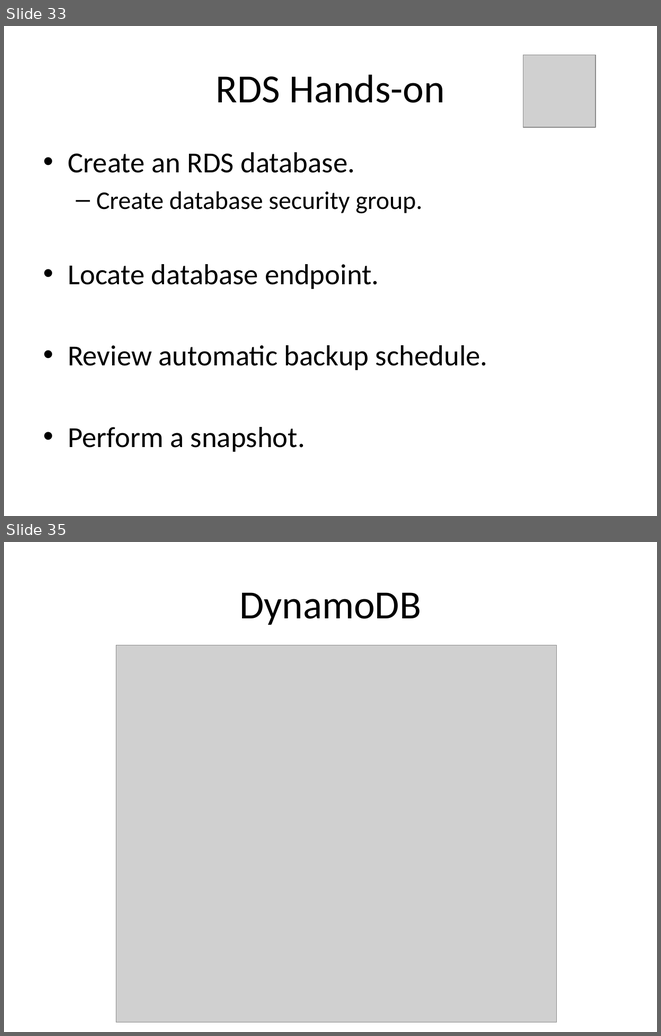
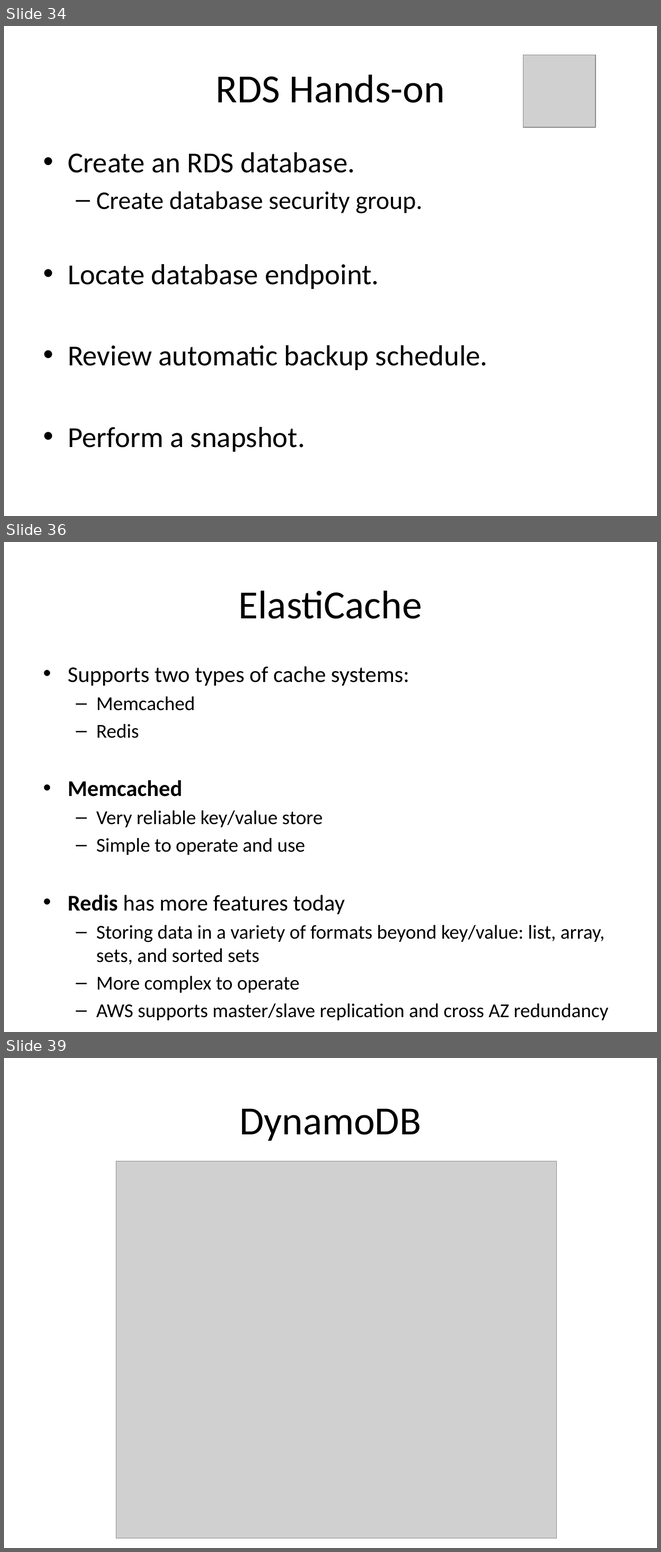
Before and after one commit to jasondbaker/infrastructure-class, a slide deck: lectures/infrastructure-week-4.pptx. Shown one above the other, each under a label of ours: slides 33 and 35 before the commit, slides 34, 36 and 39 after it; the slides between them are not shown. The pictures are 661x1036 and 661x1552 pixels, drawn with LibreOffice and Linux fonts; fonts in the diff are those of the drawing; grey boxes stand for pictures. Boxes give left, top, right and bottom in pixels: in the first picture for what was removed or moved away, otherwise in the second. Text is boxed around its words. In the diff, an @@ line names an element or a change of style, - is before the commit and + after.

```diff
--- a/lectures/infrastructure-week-4.pptx
+++ b/lectures/infrastructure-week-4.pptx
@@ slide 36 added at (4, 542, 657, 1032), background #FFFFFF @@
@@ title added at (239, 590, 422, 619), 44 pt, text #000000 @@
+ElastiCache
@@ text added at (68, 666, 609, 1020), 21.7 pt, text #000000 @@
+• Supports two types of cache systems:
+  – Memcached
+  – Redis
+• Memcached
+  – Very reliable key/value store
+  – Simple to operate and use
+• Redis has more features today
+  – Storing data in a variety of formats beyond key/value: list, array, sets, and sorted sets
+  – More complex to operate
+  – AWS supports master/slave replication and cross AZ redundancy
@@ what was slide 33 is now slide 34 @@
@@ what was slide 35 is now slide 39 @@
```
Also in this commit, not shown: 7 slides changed, 7 other slides added, 1 slide removed.
